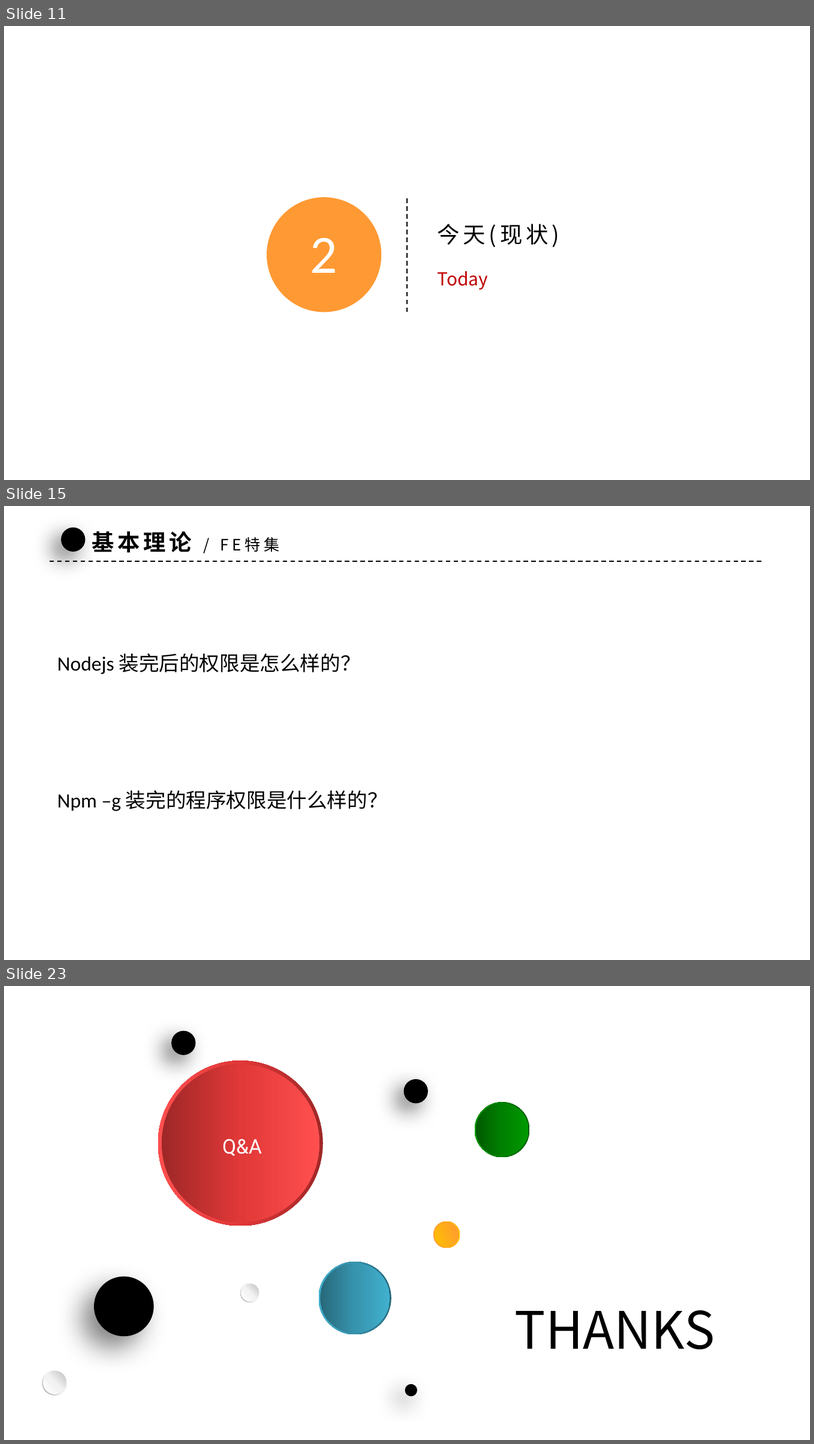
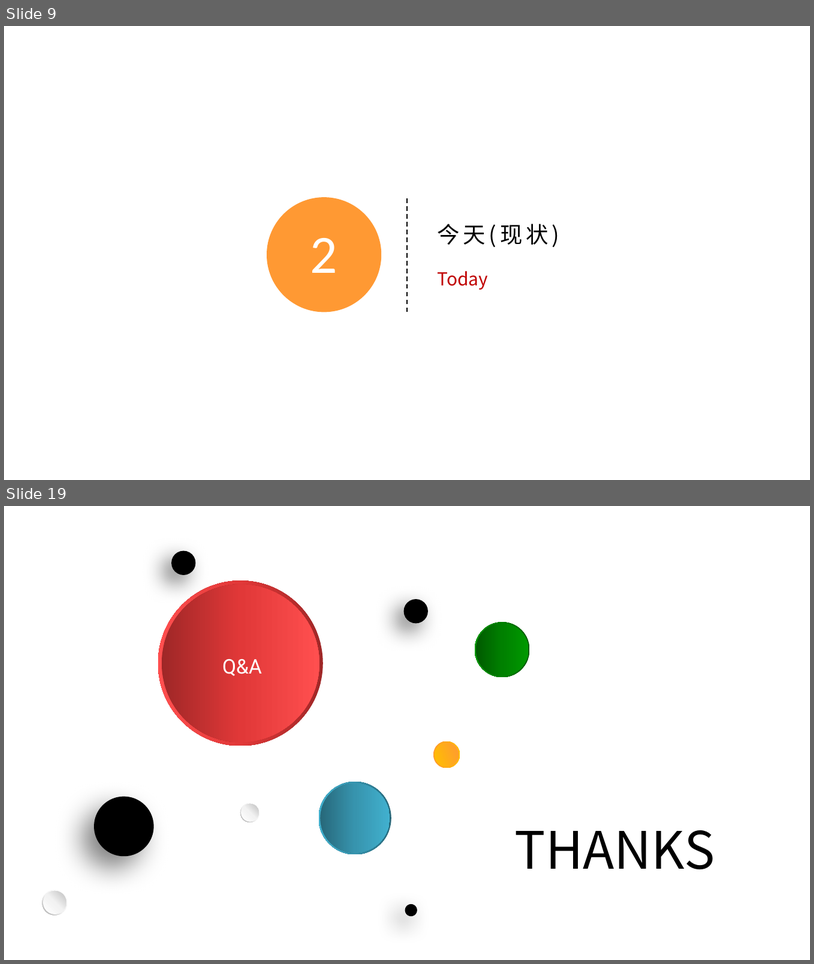
Before and after one commit to xiaoqiang-zhao/my-cellar, a slide deck: web/articles/ssr/SSR.pptx. Shown one above the other, each under a label of ours: slides 11, 15 and 23 before the commit, slides 9 and 19 after it; the slides between them are not shown. The pictures are 814x1444 and 814x964 pixels, drawn with LibreOffice and Linux fonts; fonts in the diff are those of the drawing; background and template pictures are left out. Boxes give left, top, right and bottom in pixels: in the first picture for what was removed or moved away, otherwise in the second. Text is boxed around its words. In the diff, an @@ line names an element or a change of style, - is before the commit and + after.

```diff
--- a/web/articles/ssr/SSR.pptx
+++ b/web/articles/ssr/SSR.pptx
@@ slide 15 removed at (x1=4, y1=506, x2=810, y2=960), background picture (left out) @@
@@ ellipse removed at (x1=61, y1=527, x2=86, y2=551) @@
@@ text removed at (x1=92, y1=531, x2=279, y2=553) @@
-基本理论 / FE特集
@@ line removed from (49, 561) to (765, 561) @@
@@ text removed at (x1=57, y1=653, x2=361, y2=674) @@
-Nodejs 装完后的权限是怎么样的？
@@ text removed at (x1=57, y1=790, x2=388, y2=811) @@
-Npm –g 装完的程序权限是什么样的？
@@ what was slide 11 is now slide 9 @@
@@ what was slide 23 is now slide 19 @@
```
Also in this commit, not shown: 7 slides changed, 9 slides added, 11 other slides removed, 1 other file.
